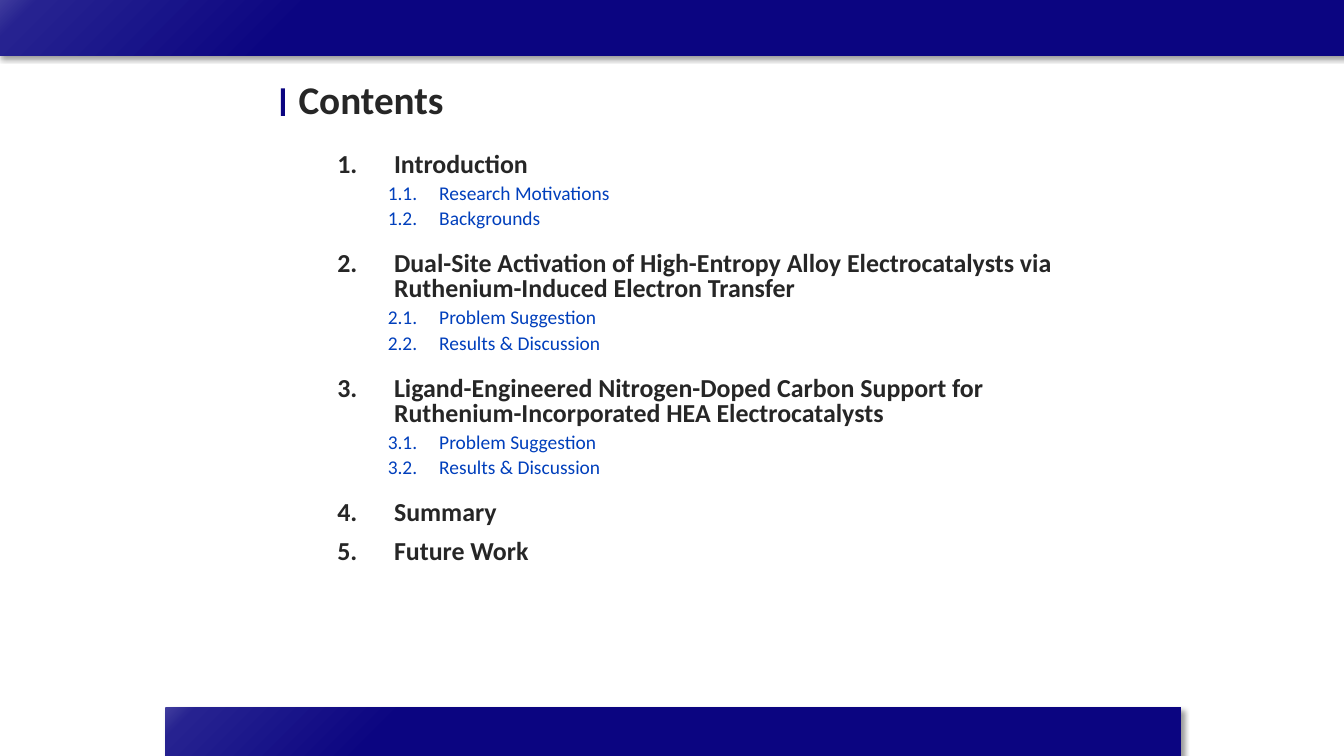
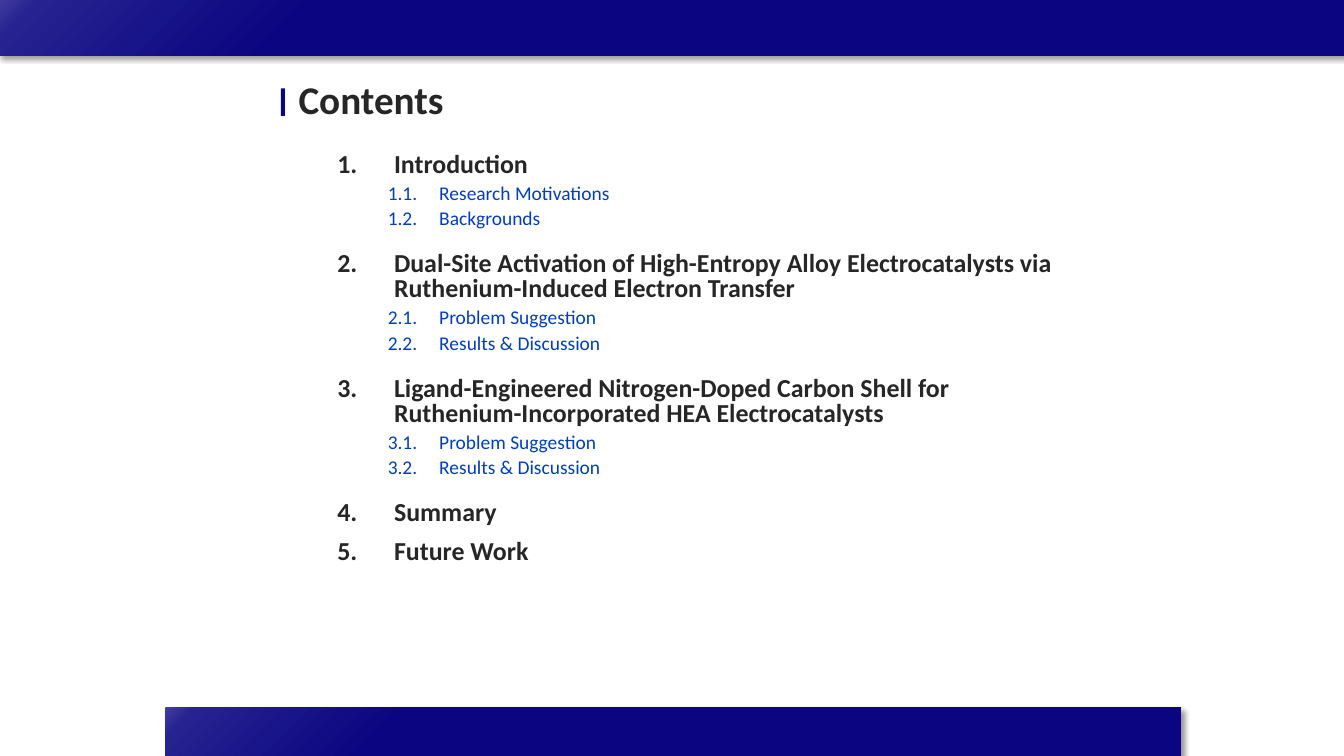
Before and after one commit to limsj0204/letter, a slide deck: slide 2 of 학위논문_디펜스_발표자료.pptx. Drawn at 1344x756 pixels with LibreOffice and Linux fonts; fonts in the diff are those of the drawing. Boxes give left, top, right and bottom in pixels: in the first picture for what was removed or moved away, otherwise in the second. Text is boxed around its words. In the diff, an @@ line names an element or a change of style, - is before the commit and + after.

```diff
--- a/학위논문_디펜스_발표자료.pptx
+++ b/학위논문_디펜스_발표자료.pptx
@@ subtitle at bbox=[394, 378, 949, 426]: text changed @@
-3. Ligand-Engineered Nitrogen-Doped Carbon Support for Ruthenium-Incorporated HEA Electrocatalysts
+3. Ligand-Engineered Nitrogen-Doped Carbon Shell for Ruthenium-Incorporated HEA Electrocatalysts
```
Also in this commit, not shown: 14 other slides changed, 1 other file.
